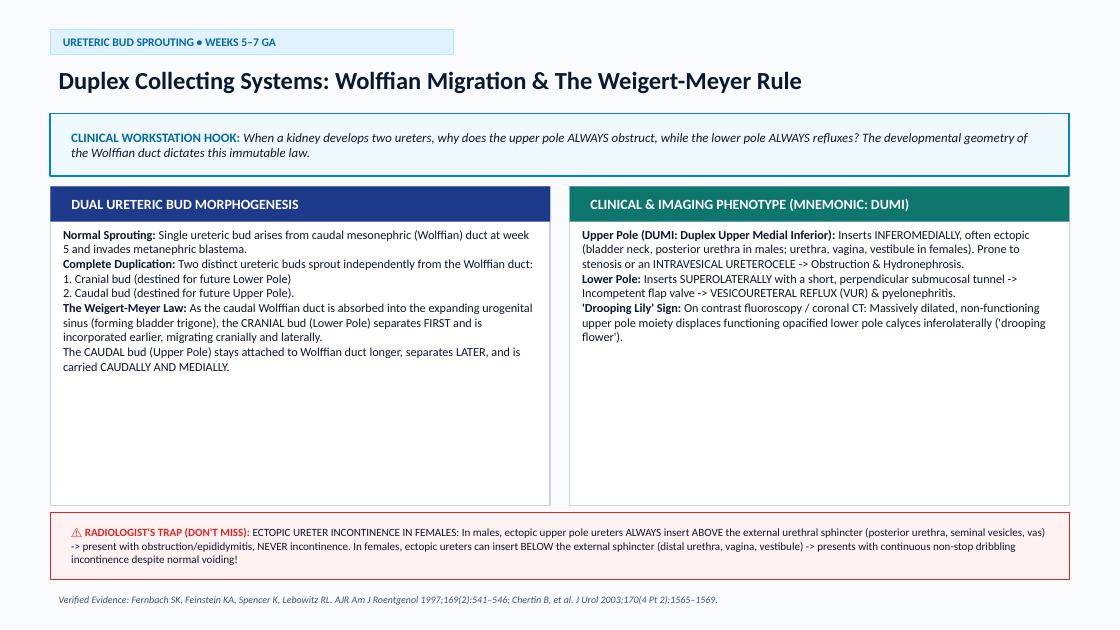
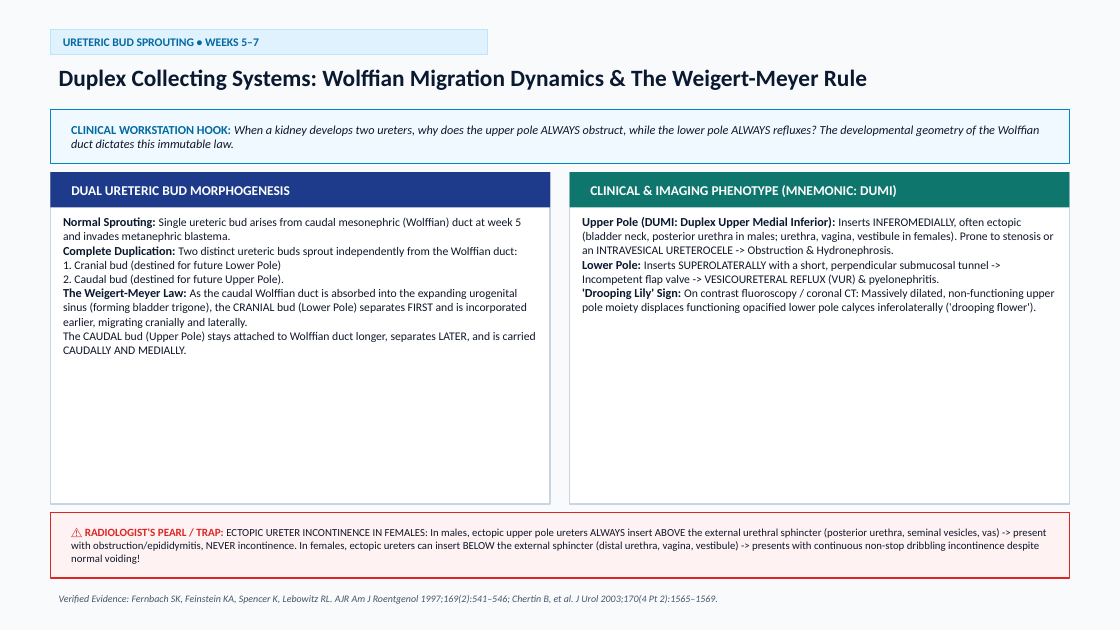
Before and after one commit to medicoforever/embryology-radiology-masterclass, a slide deck: slide 23 of Embryology_GIT_GU_Radiology_Masterclass.pptx (slide 14 before the commit). Drawn at 1120x630 pixels with LibreOffice and Linux fonts; fonts in the diff are those of the drawing. Boxes give left, top, right and bottom in pixels: in the first picture for what was removed or moved away, otherwise in the second. Text is boxed around its words. In the diff, an @@ line names an element or a change of style, - is before the commit and + after.

```diff
--- a/Embryology_GIT_GU_Radiology_Masterclass.pptx
+++ b/Embryology_GIT_GU_Radiology_Masterclass.pptx
@@ rectangle resized from (x1=50, y1=29, x2=454, y2=55) to (x1=50, y1=29, x2=487, y2=55) @@
@@ text at (x1=63, y1=38, x2=259, y2=46): text changed @@
-URETERIC BUD SPROUTING • WEEKS 5–7 GA
+URETERIC BUD SPROUTING • WEEKS 5–7
@@ text at (x1=59, y1=69, x2=867, y2=90): text changed; size 21 to 20 pt @@
-Duplex Collecting Systems: Wolffian Migration & The Weigert-Meyer Rule
+Duplex Collecting Systems: Wolffian Migration Dynamics & The Weigert-Meyer Rule
@@ rectangle resized from (x1=50, y1=113, x2=1070, y2=176) to (x1=50, y1=109, x2=1070, y2=164) @@
@@ rectangle at (x1=50, y1=109, x2=1070, y2=164): outline #0284C7 1.5 pt to #0284C7 1.2 pt @@
@@ text "CLINICAL WORKSTATION HOOK: When a ..." at (x1=71, y1=125, x2=1040, y2=148): size 11 to 10.5 pt @@
@@ rectangle resized from (x1=50, y1=187, x2=550, y2=506) to (x1=50, y1=172, x2=550, y2=504) @@
@@ text "DUAL URETERIC BUD MORPHOGENESIS" at (x1=71, y1=186, x2=290, y2=195): size 12 to 11.5 pt @@
@@ 2 texts, 2 rectangles moved together from (x1=50, y1=187, x2=1070, y2=222) to (x1=50, y1=172, x2=1070, y2=208) @@
@@ rectangle resized from (x1=570, y1=187, x2=1070, y2=506) to (x1=570, y1=172, x2=1070, y2=504) @@
@@ text "CLINICAL & IMAGING PHENOTYPE (MNEMONIC: ..." at (x1=590, y1=185, x2=897, y2=197): size 12 to 11.5 pt @@
@@ text "Normal Sprouting: Single ureteric bud ..." moved from (x1=63, y1=230, x2=533, y2=371) to (x1=63, y1=217, x2=536, y2=354) @@
@@ text "Normal Sprouting: Single ureteric bud ..." at (x1=63, y1=217, x2=536, y2=354): size 10.5 to 10 pt; line spacing 1 to 14pt @@
@@ text "Upper Pole (DUMI: Duplex Upper ..." moved from (x1=582, y1=230, x2=1046, y2=343) to (x1=582, y1=217, x2=1054, y2=313) @@
@@ text "Upper Pole (DUMI: Duplex Upper ..." at (x1=582, y1=217, x2=1054, y2=313): size 10.5 to 10 pt in "Inserts INFEROMEDIALLY, often ectopic (bladder neck, posteri ..."; line spacing 1 to 14pt @@
@@ text at (x1=71, y1=528, x2=1046, y2=564): text changed; size 9.5 to 9.2 pt @@
-⚠️ RADIOLOGIST'S TRAP (DON'T MISS): ECTOPIC URETER INCONTINENCE IN FEMALES: In males, ectopic upper pole ureters ALWAYS insert ABOVE the external urethral sphincter (posterior urethra, seminal vesicles, vas) -> present with obstruction/epididymitis, NEVER incontinence. In females, ectopic ureters can insert BELOW the external sphincter (distal urethra, vagina, vestibule) -> presents with continuous non-stop dribbling incontinence despite normal voiding!
+⚠️ RADIOLOGIST'S PEARL / TRAP: ECTOPIC URETER INCONTINENCE IN FEMALES: In males, ectopic upper pole ureters ALWAYS insert ABOVE the external urethral sphincter (posterior urethra, seminal vesicles, vas) -> present with obstruction/epididymitis, NEVER incontinence. In females, ectopic ureters can insert BELOW the external sphincter (distal urethra, vagina, vestibule) -> presents with continuous non-stop dribbling incontinence despite normal voiding!
```
Also in this commit, not shown: 15 other slides changed, 14 slides added, 4 slides removed.
